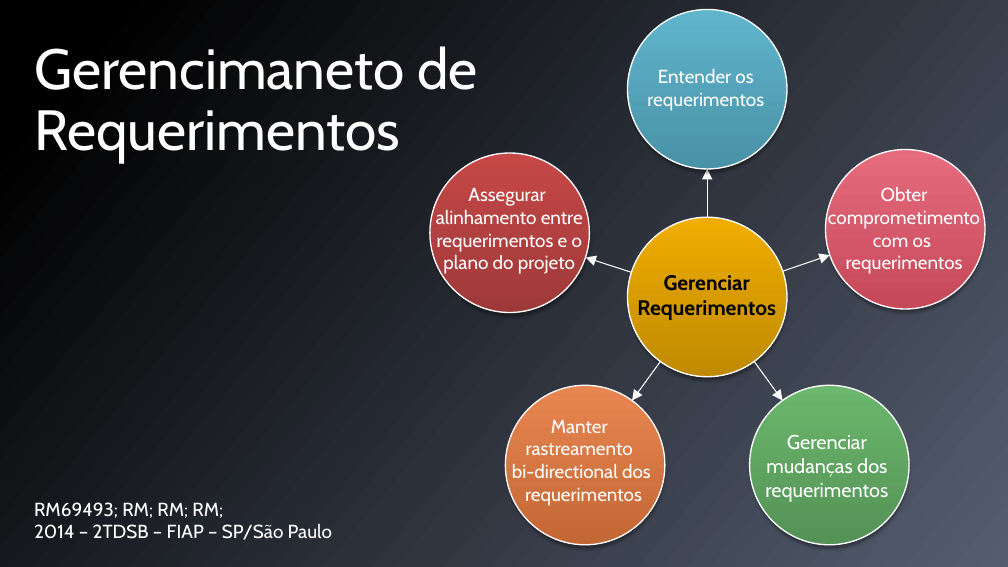
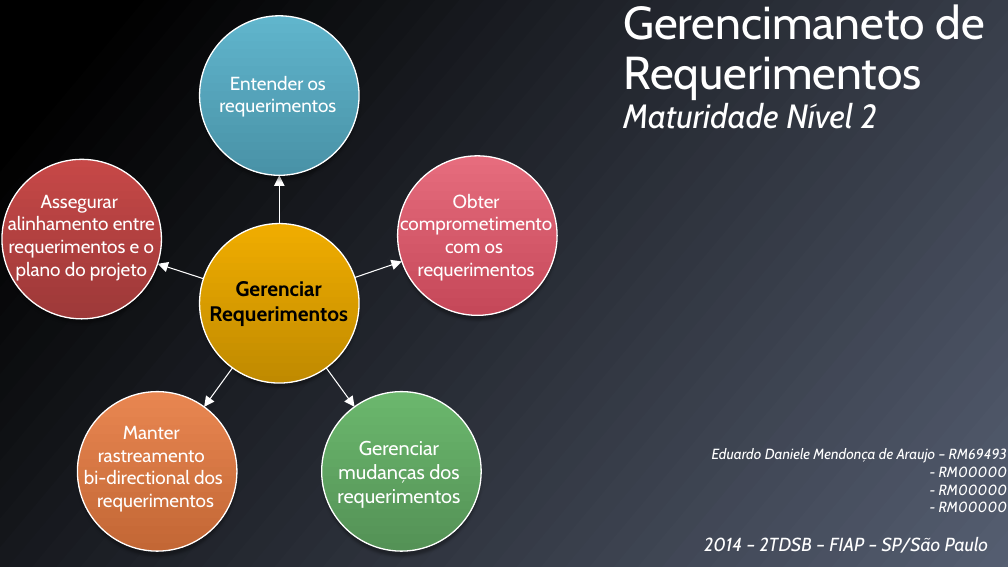
Before and after one commit to VyMajoris/CodeEaters, a slide deck: slide 1 of Qualidade de Software e Governança de TI/NAC1 - CMMI/NAC1.pptx. Drawn at 1008x567 pixels with LibreOffice and Linux fonts; fonts in the diff are those of the drawing. Boxes give left, top, right and bottom in pixels: in the first picture for what was removed or moved away, otherwise in the second. Text is boxed around its words. In the diff, an @@ line names an element or a change of style, - is before the commit and + after.

Commit message:
added - slides

```diff
--- a/Qualidade de Software e Governança de TI/NAC1 - CMMI/NAC1.pptx
+++ b/Qualidade de Software e Governança de TI/NAC1 - CMMI/NAC1.pptx
@@ title at box(623, 4, 985, 129): text changed; size 54 to 44 pt @@
-Gerencimaneto de
-Requerimentos
+Gerencimaneto de
+Requerimentos
+Maturidade Nível 2
@@ ellipse added at box(2, 160, 162, 319), fill gradient #C64847 to #9E3A39, outline #FFFFFF 1.25 pt @@
@@ 6 texts, 4 ellipses, 3 freeform shapes: place and size @@
-6 texts, 4 ellipses, 3 freeform shapes at box(436, 10, 980, 545)
+6 texts, 4 ellipses, 3 freeform shapes at box(8, 16, 552, 551)
@@ ellipse: place and size @@
-ellipse at box(430, 153, 590, 312)
+ellipse at box(398, 156, 557, 315)
@@ ellipse at box(398, 156, 557, 315): fill gradient #C64847 to #9E3A39 to gradient #E66C7D to #C5495A @@
@@ ellipse removed at box(826, 150, 985, 309) @@
@@ freeform shape at box(157, 263, 204, 281): rotation 341 to 198 degrees; outline redrawn @@
@@ freeform shape at box(355, 260, 403, 279): rotation 198 to 341 degrees; outline redrawn @@
@@ text added at box(712, 448, 1007, 512), 14 pt, text #FFFFFF, italic @@
+Eduardo Daniele Mendonça de Araujo – RM69493
+- RM00000
+- RM00000
+- RM00000
@@ text at box(34, 502, 223, 518): paragraph removed @@
-RM69493; RM; RM; RM;
@@ text "2014 – 2TDSB – FIAP ...": place and size @@
-text "2014 – 2TDSB – FIAP ..." at box(34, 502, 332, 540)
+text "2014 – 2TDSB – FIAP ..." at box(704, 537, 988, 553)
@@ text "2014 – 2TDSB – FIAP ..." at box(704, 537, 988, 553): italic on @@
```
Also in this commit, not shown: 6 slides added.
